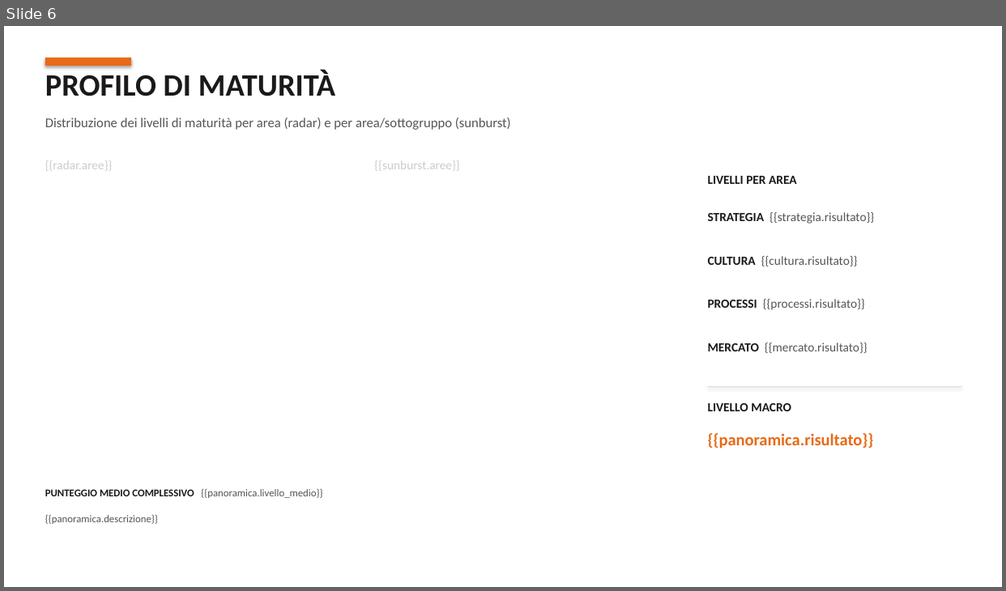
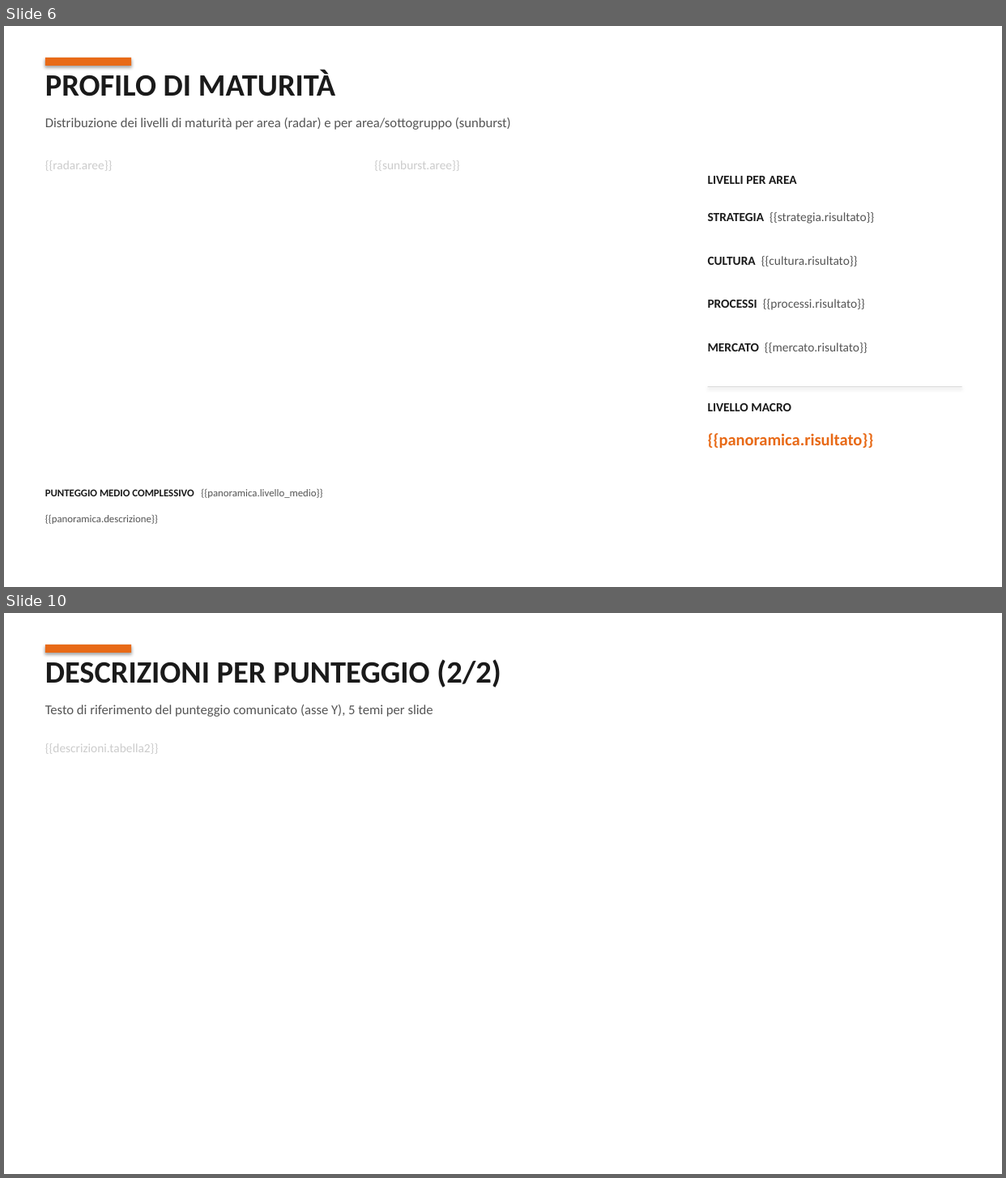
Before and after one commit to Frenz86/OsservatorioGalactica, a slide deck: mod1/template_esempio.pptx. Shown one above the other, each under a label of ours: slide 6 before the commit, slides 6 and 10 after it; the slides between them are not shown. The pictures are 1006x591 and 1006x1178 pixels, drawn with LibreOffice and Linux fonts; fonts in the diff are those of the drawing. Boxes give left, top, right and bottom in pixels: in the first picture for what was removed or moved away, otherwise in the second. Text is boxed around its words. In the diff, an @@ line names an element or a change of style, - is before the commit and + after.

```diff
--- a/mod1/template_esempio.pptx
+++ b/mod1/template_esempio.pptx
@@ slide 10 added at bbox=[4, 613, 1002, 1174], background #FFFFFF @@
@@ rectangle added at bbox=[45, 645, 131, 653], fill #E86A17 @@
@@ text added at bbox=[45, 659, 501, 688], 30 pt, text #1A1A1A, bold @@
+DESCRIZIONI PER PUNTEGGIO (2/2)
@@ text added at bbox=[45, 705, 433, 717], 13 pt, text #555555 @@
+Testo di riferimento del punteggio comunicato (asse Y), 5 temi per slide
@@ text added at bbox=[45, 743, 159, 754], 12 pt, text #CCCCCC @@
+{{descrizioni.tabella2}}
```
Also in this commit, not shown: 3 other slides added, 12 other files.
